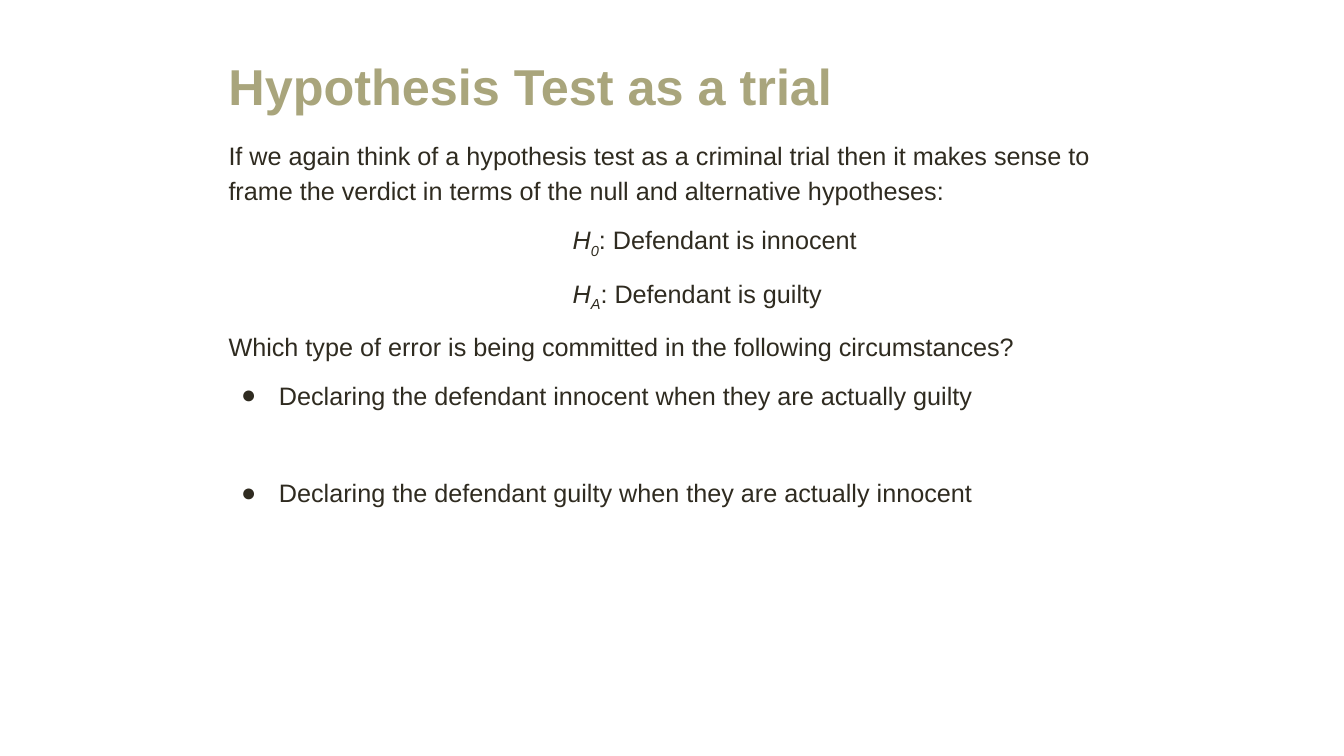
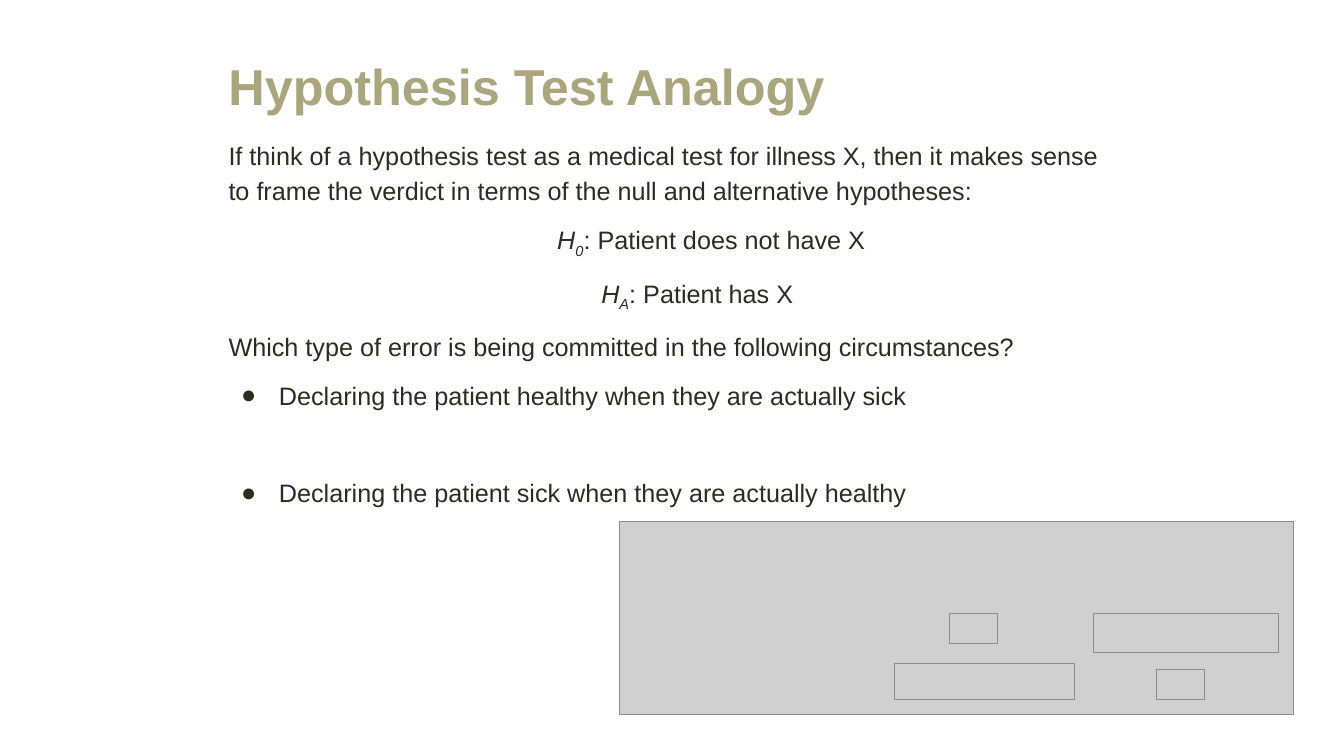
Before and after one commit to amosca01/MATH108-F23, a slide deck: slide 56 of slides/09-hypothesis-testing.pptx (slide 19 before the commit). Drawn at 1344x756 pixels with LibreOffice and Linux fonts; fonts in the diff are those of the drawing; grey boxes stand for pictures. Boxes give left, top, right and bottom in pixels: in the first picture for what was removed or moved away, otherwise in the second. Text is boxed around its words. In the diff, an @@ line names an element or a change of style, - is before the commit and + after.

```diff
--- a/slides/09-hypothesis-testing.pptx
+++ b/slides/09-hypothesis-testing.pptx
@@ title at bbox=[228, 68, 825, 115]: text changed @@
-Hypothesis Test as a trial
+Hypothesis Test Analogy
@@ text at bbox=[229, 146, 1098, 304]: text changed @@
-If we again think of a hypothesis test as a criminal trial then it makes sense to frame the verdict in terms of the null and alternative hypotheses:
-H0: Defendant is innocent
-HA: Defendant is guilty
+If think of a hypothesis test as a medical test for illness X, then it makes sense to frame the verdict in terms of the null and alternative hypotheses:
+H0: Patient does not have X
+HA: Patient has X
@@ text at bbox=[279, 386, 906, 508]: text changed @@
-● Declaring the defendant innocent when they are actually guilty
-● Declaring the defendant guilty when they are actually innocent
+● Declaring the patient healthy when they are actually sick
+● Declaring the patient sick when they are actually healthy
@@ picture added at bbox=[620, 522, 1294, 715] @@
@@ picture added at bbox=[950, 613, 998, 643] @@
@@ picture added at bbox=[1094, 613, 1278, 653] @@
@@ picture added at bbox=[895, 663, 1075, 700] @@
@@ picture added at bbox=[1156, 669, 1205, 700] @@
```
Also in this commit, not shown: 16 other slides changed, 10 slides added, 10 slides removed, 2 other files.
